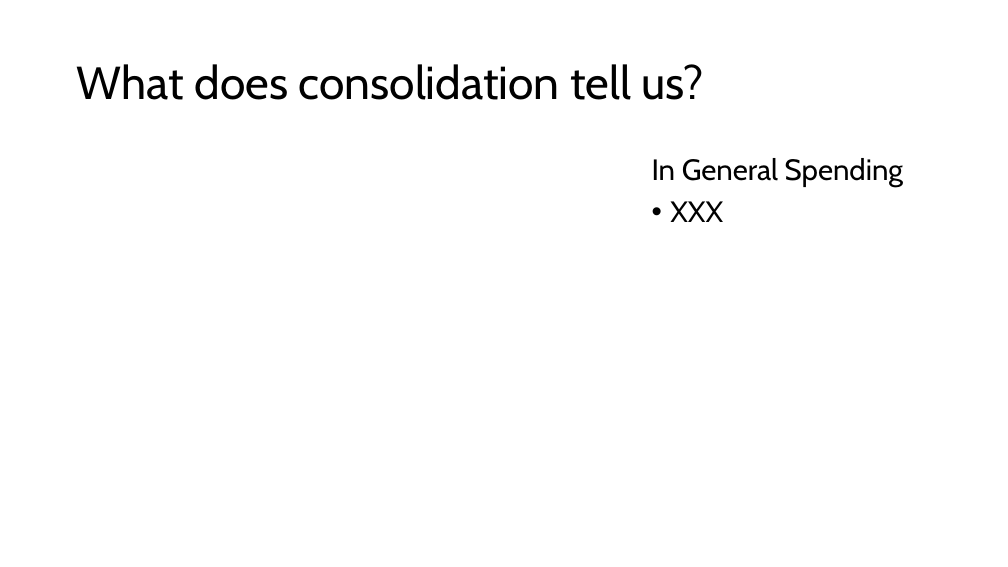
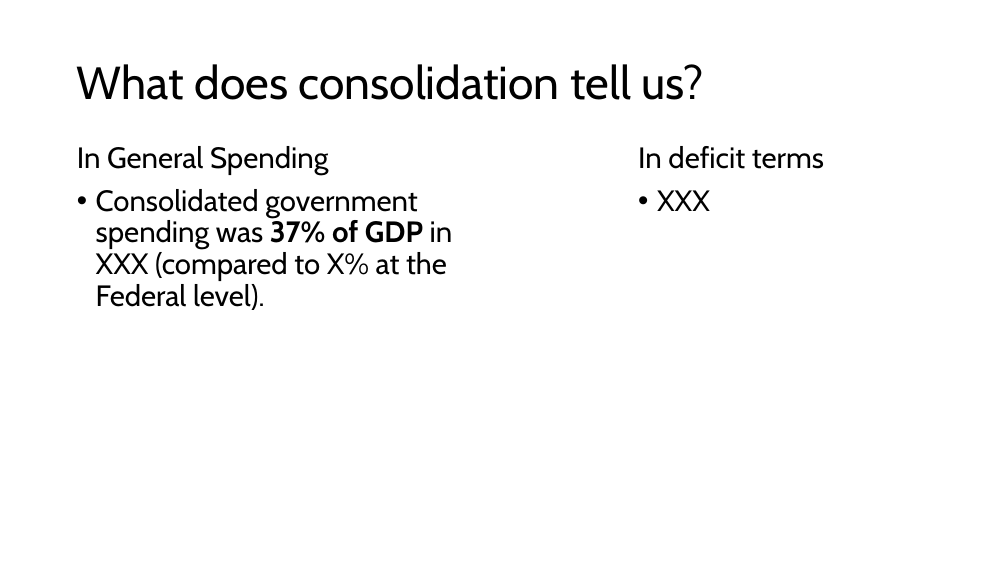
Before and after one commit to Zjub/TVHENZ, a slide deck: slide 8 of e61 Projects/Fiscal sustainability/OECD comparison/Initial external plans.pptx. Drawn at 1008x567 pixels with LibreOffice and Linux fonts; fonts in the diff are those of the drawing. Boxes give left, top, right and bottom in pixels: in the first picture for what was removed or moved away, otherwise in the second. Text is boxed around its words. In the diff, an @@ line names an element or a change of style, - is before the commit and + after.

```diff
--- a/e61 Projects/Fiscal sustainability/OECD comparison/Initial external plans.pptx
+++ b/e61 Projects/Fiscal sustainability/OECD comparison/Initial external plans.pptx
@@ text added at [77, 146, 453, 310], 28 pt, text #000000 @@
+In General Spending
+• Consolidated government spending was 37% of GDP in XXX (compared to X% at the Federal level).
@@ text "In deficit terms": place and size @@
-text "In deficit terms" at [652, 158, 903, 222]
+text "In deficit terms" at [638, 146, 824, 211]
@@ text at [638, 146, 824, 169]: text changed @@
-In General Spending
+In deficit terms
```
Also in this commit, not shown: 2 other slides changed, 23 other files.
